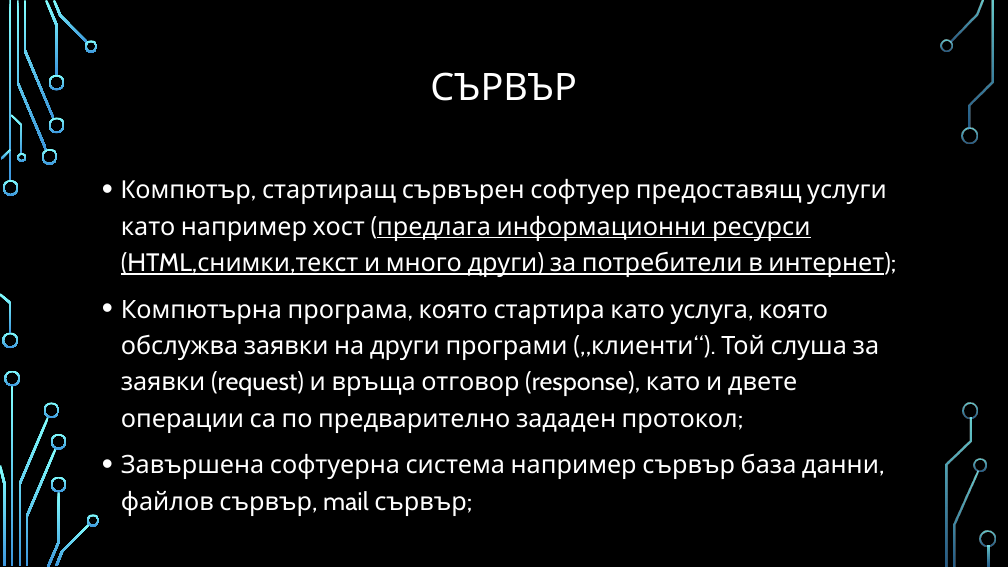
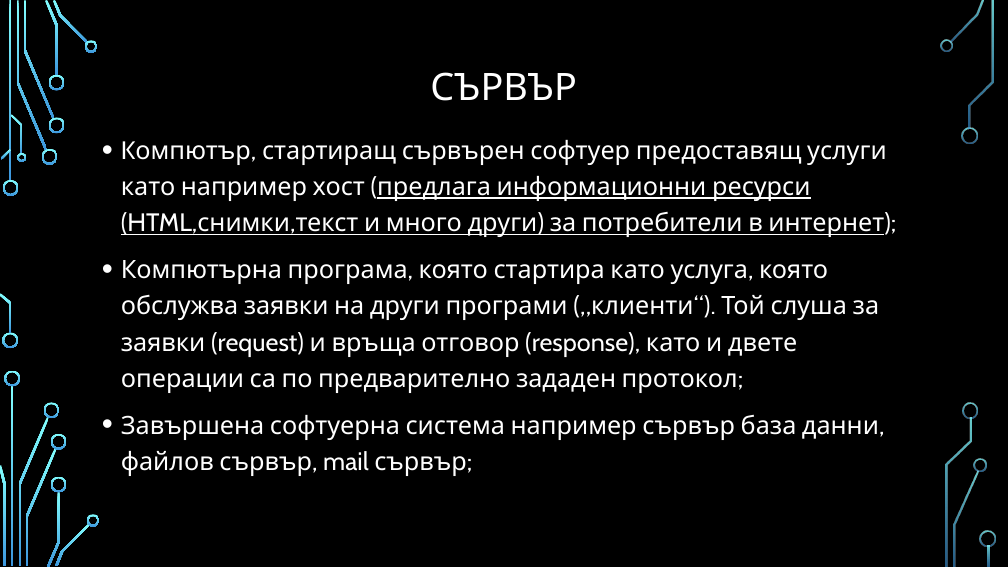
Before and after one commit to profjordanov/hybrid-app-development, a slide deck: slide 2 of intro/lecture.pptx. Drawn at 1008x567 pixels with LibreOffice and Linux fonts; fonts in the diff are those of the drawing; background and template pictures are left out. Boxes give left, top, right and bottom in pixels: in the first picture for what was removed or moved away, otherwise in the second. Text is boxed around its words. In the diff, an @@ line names an element or a change of style, - is before the commit and + after.

```diff
--- a/intro/lecture.pptx
+++ b/intro/lecture.pptx
@@ text "Kомпютър, стартиращ сървърен софтуер предоставящ ...": place and size @@
-text "Kомпютър, стартиращ сървърен софтуер предоставящ ..." at (121, 179, 896, 516)
+text "Kомпютър, стартиращ сървърен софтуер предоставящ ..." at (121, 140, 896, 476)
```
Also in this commit, not shown: 3 slides added, 1 slide removed, 5 other files.
